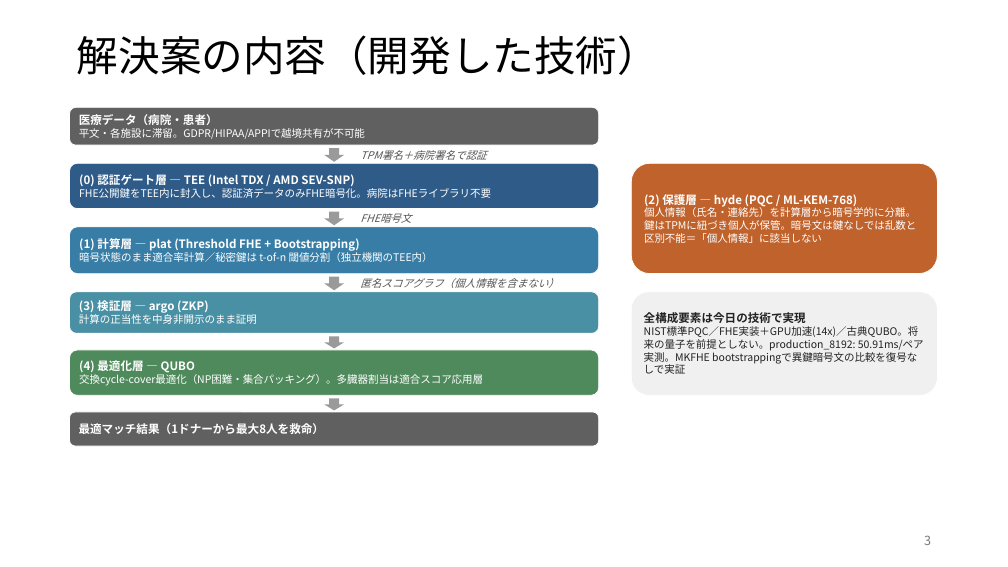
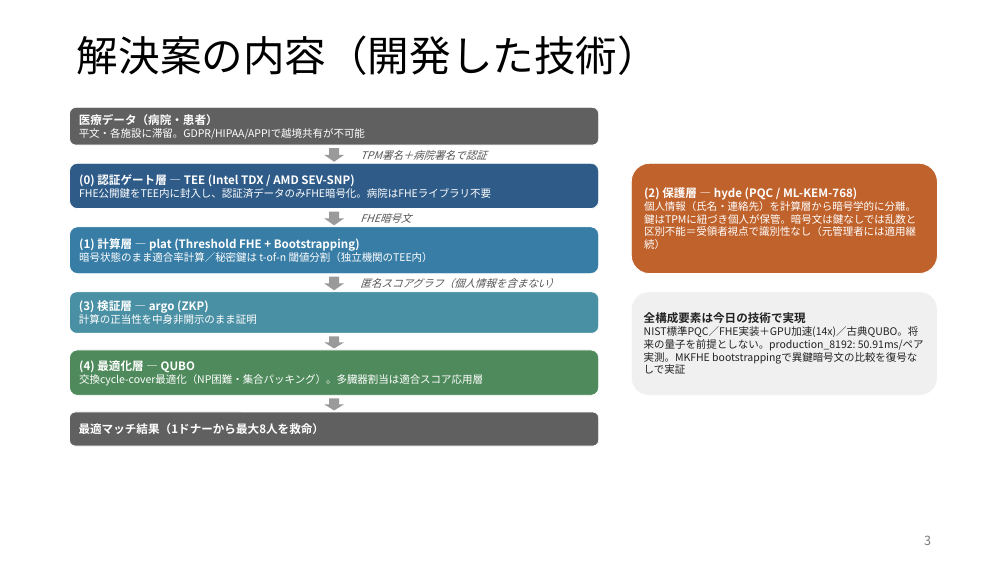
Before and after one commit to Ryujiyasu/niobi, a slide deck: slide 3 of docs/submission/summary_official.pptx. Drawn at 1008x567 pixels with LibreOffice and Linux fonts; fonts in the diff are those of the drawing. Boxes give left, top, right and bottom in pixels: in the first picture for what was removed or moved away, otherwise in the second. Text is boxed around its words. In the diff, an @@ line names an element or a change of style, - is before the commit and + after.

Commit message:
docs: over-claim 3点を判例射程込みで緩和（APPI/恣意性/TEE）＋成果物再生成
専門家審査で過剰断定が信頼度を割り引く点に対応。主張は撤回せず「限界を自分で正確に引く」形へ:
- APPI: 「定義を満たさない/性質を消す/概念が消滅する」を撤回し、「再識別手段を持たない
  受領者の視点では該当しないと合理的に主張できる（元の管理者＝医療機関には適用継続）」へ。
  容易照合性を明記し非個人情報化は断定せず（個情委判断）。ECJ SRB判決(C-413/23 P)の射程を
  明記（仮名化≠暗号化の外挿/元管理者に適用継続/文脈依存リスクベース評価）。引用は維持。
- 恣意性: 「ゼロにする/数学的に保証」→「計算過程の手続き的恣意性を排除。評価関数の重みづけ
  （価値判断）は計算の外側に残ることを明示し、透明化・検証可能に」。
- TEE: 「FHE公開鍵の非公開化」→「アクセス制御された暗号化ゲート」。「暗号文＝認証済みの証明」
  →「強い状況証拠（TEE境界依存）」。TEE破綻時は真正性の劣化のみで秘匿性はhydeで無傷、真正性も
  argo等で多層担保＝単一障害点でないことを明示。

report_draft.md / generate_summary_official.py を修正し official成果物4点を再生成・再匿名化
（作成者空欄、表紙の氏名のみ保持、本文・概要版は匿名）。

```diff
--- a/docs/submission/summary_official.pptx
+++ b/docs/submission/summary_official.pptx
@@ text in rounded rectangle at [644, 199, 916, 249]: text changed @@
-個人情報（氏名・連絡先）を計算層から暗号学的に分離。鍵はTPMに紐づき個人が保管。暗号文は鍵なしでは乱数と区別不能＝「個人情報」に該当しない
+個人情報（氏名・連絡先）を計算層から暗号学的に分離。鍵はTPMに紐づき個人が保管。暗号文は鍵なしでは乱数と区別不能＝受領者視点で識別性なし（元管理者には適用継続）
```
Also in this commit, not shown: 2 other slides changed, 5 other files.
